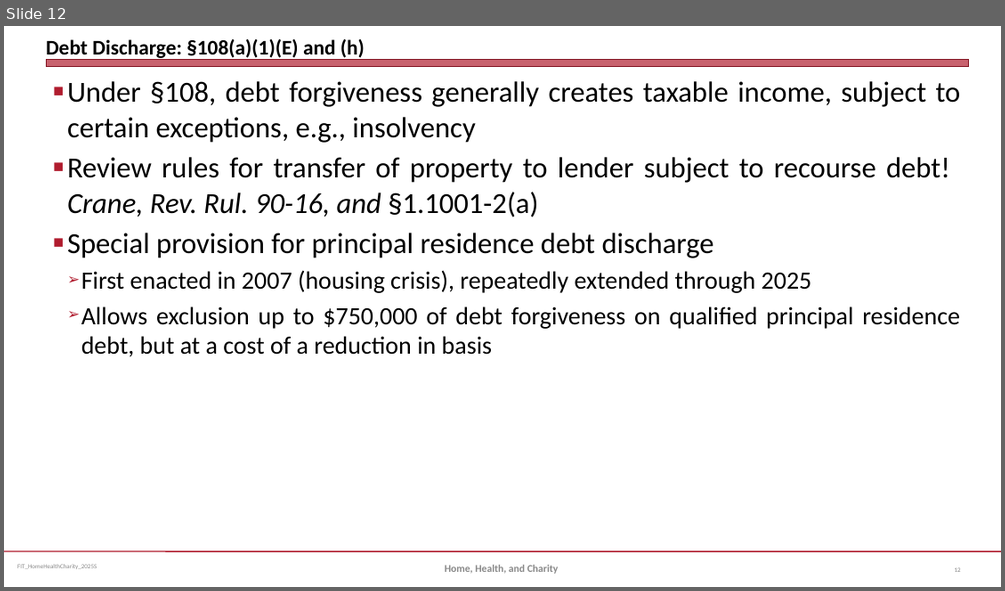
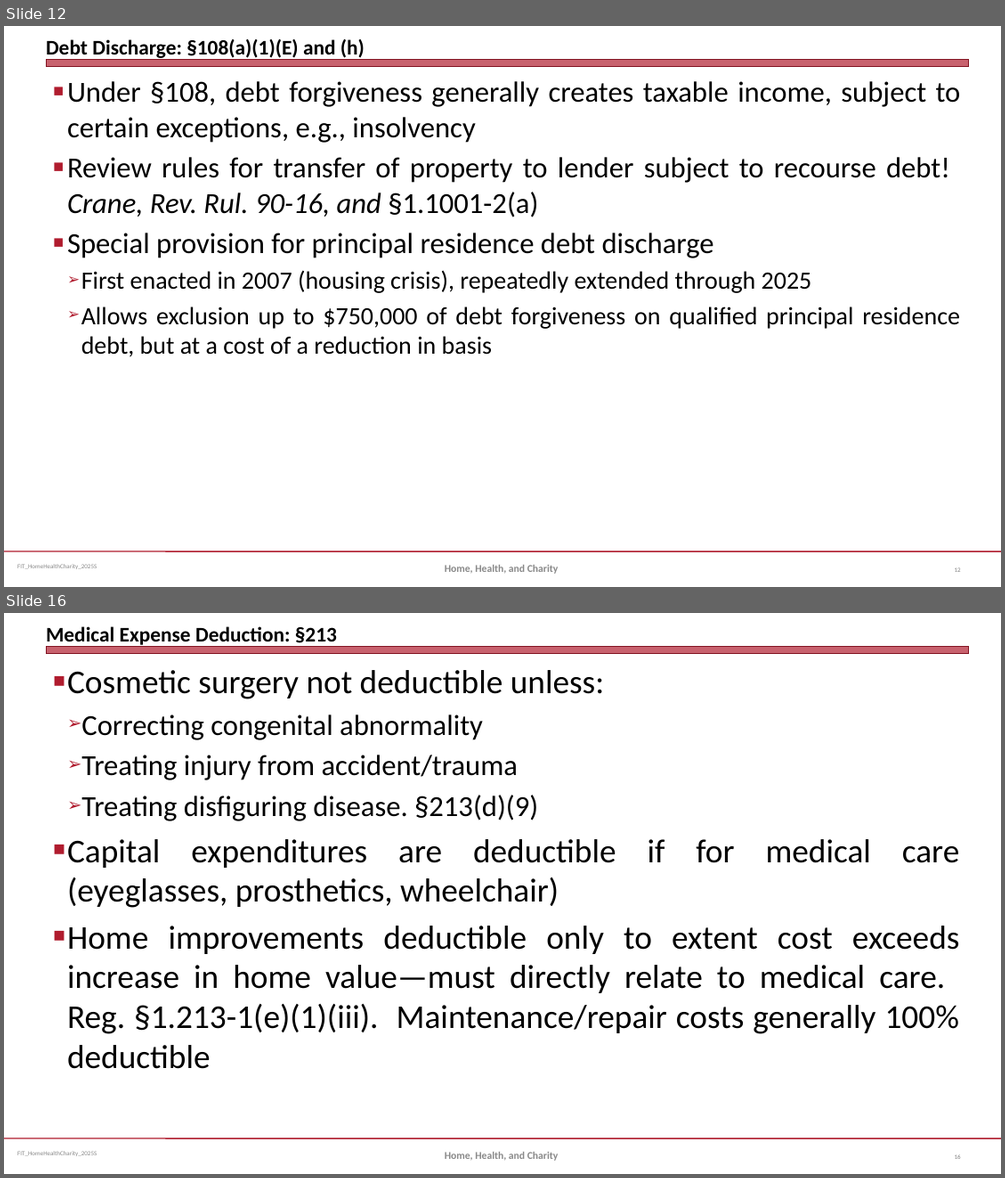
Before and after one commit to jmc877/Fed-Income-Tax, a slide deck: slides/FIT_HomeHealthCharity_2025S.pptx. Shown one above the other, each under a label of ours: slide 12 before the commit, slides 12 and 16 after it; the slides between them are not shown. The pictures are 1005x591 and 1005x1178 pixels, drawn with LibreOffice and Linux fonts; fonts in the diff are those of the drawing. Boxes give left, top, right and bottom in pixels: in the first picture for what was removed or moved away, otherwise in the second. Text is boxed around its words. In the diff, an @@ line names an element or a change of style, - is before the commit and + after.

```diff
--- a/slides/FIT_HomeHealthCharity_2025S.pptx
+++ b/slides/FIT_HomeHealthCharity_2025S.pptx
@@ slide 16 added at (x1=4, y1=613, x2=1001, y2=1174), background #FFFFFF; not listed: 3 template elements that a slide beside it also shows @@
@@ title added at (x1=46, y1=626, x2=337, y2=647), 20 pt, text #000000, bold @@
+Medical Expense Deduction: §213
@@ text added at (x1=67, y1=670, x2=960, y2=1069), 32 pt, text #000000 @@
+■ Cosmetic surgery not deductible unless:
+  ➢ Correcting congenital abnormality
+  ➢ Treating injury from accident/trauma
+  ➢ Treating disfiguring disease. §213(d)(9)
+■ Capital expenditures are deductible if for medical care (eyeglasses, prosthetics, wheelchair)
+■ Home improvements deductible only to extent cost exceeds increase in home value—must directly relate to medical care. Reg. §1.213-1(e)(1)(iii). Maintenance/repair costs generally 100% deductible
@@ text added at (x1=445, y1=1151, x2=558, y2=1160), 10 pt, text #898989, bold @@
+Home, Health, and Charity
@@ page number added at (x1=955, y1=1154, x2=961, y2=1159), 6 pt, text #808080 @@
+16
```
Also in this commit, not shown: 1 slide changed, 3 other slides added.
